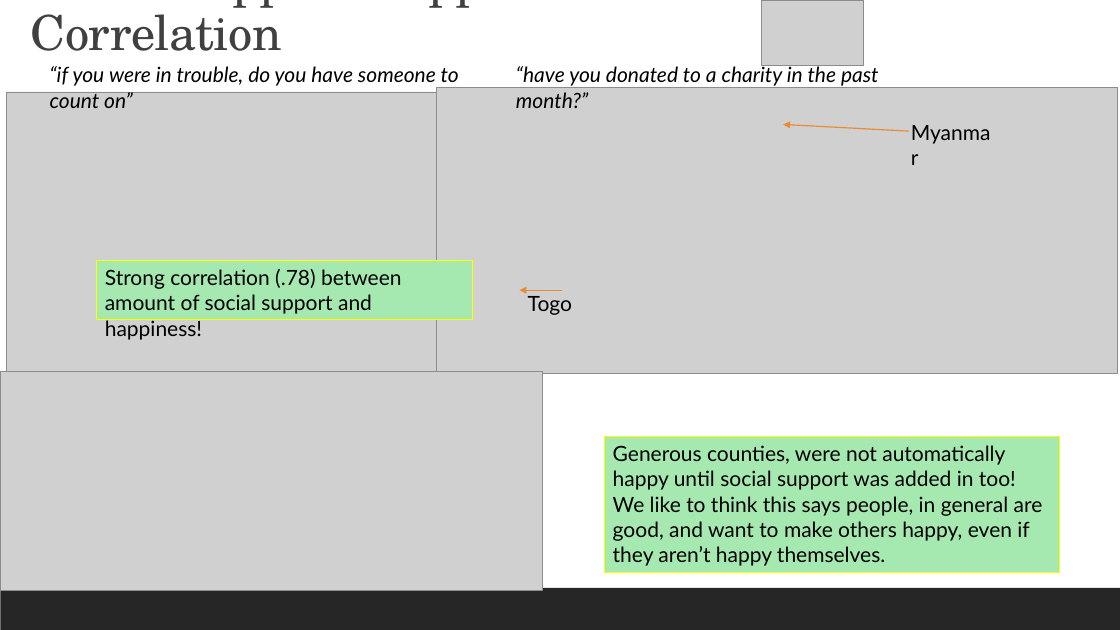
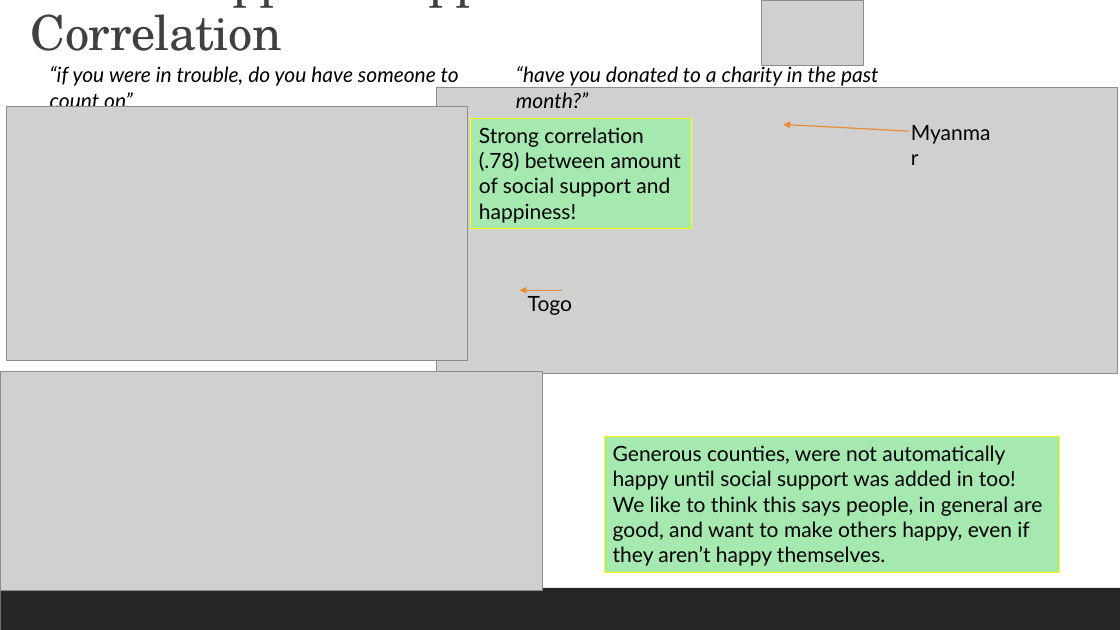
Before and after one commit to reginesgit/Factors-Contributing-to-a-Countrys-Happiness, a slide deck: slide 12 of Anaconda_Results_Presentation.pptx. Drawn at 1120x630 pixels with LibreOffice and Linux fonts; fonts in the diff are those of the drawing; grey boxes stand for pictures. Boxes give left, top, right and bottom in pixels: in the first picture for what was removed or moved away, otherwise in the second. Text is boxed around its words. In the diff, an @@ line names an element or a change of style, - is before the commit and + after.

```diff
--- a/Anaconda_Results_Presentation.pptx
+++ b/Anaconda_Results_Presentation.pptx
@@ picture: place and size @@
-picture at (7, 92, 437, 372)
+picture at (6, 107, 467, 360)
@@ rectangle "Strong correlation (.78) between amount ...": place and size @@
-rectangle "Strong correlation (.78) between amount ..." at (97, 260, 472, 320)
+rectangle "Strong correlation (.78) between amount ..." at (471, 118, 691, 229)
```
Also in this commit, not shown: 4 other files.
